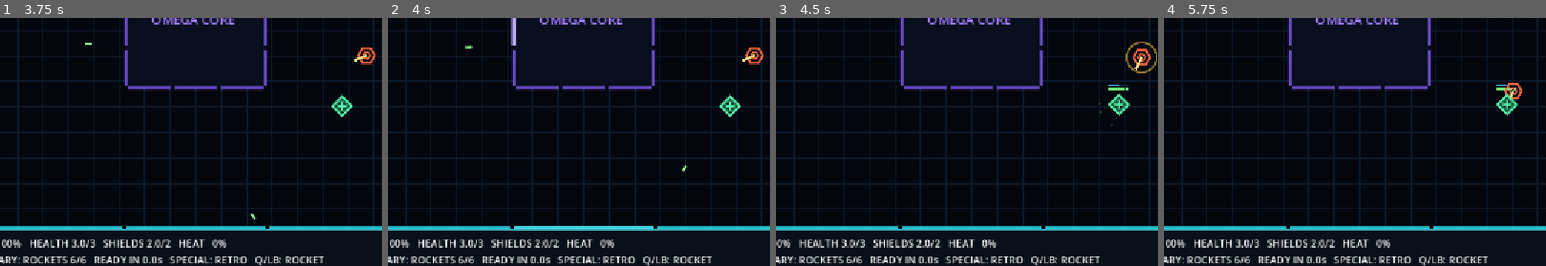
Above: before the commit, frames 1-4 (left to right).
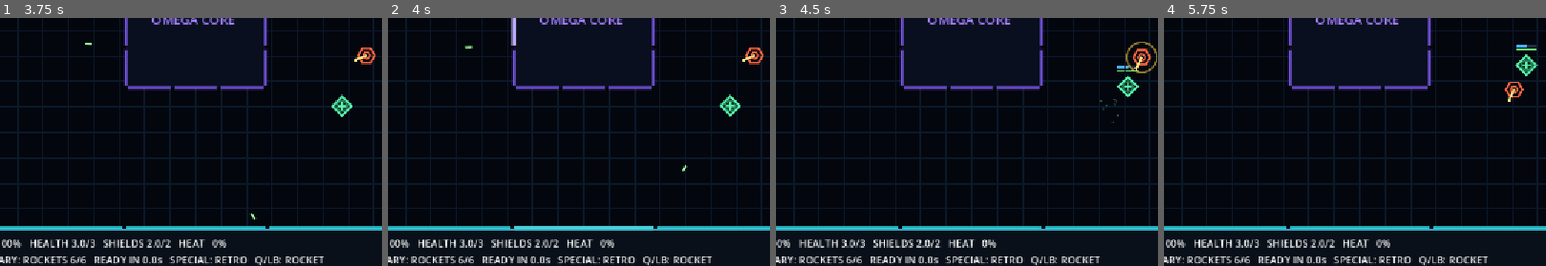
Above: after the commit, the same moments.

Repository: Jonty303/Project-OmegaWar
Game: Godot game, scene res://scenes/main.tscn
Same seed, same stepped clock (60 frames per second), same inputs: the game is played once before the commit and once after it.
Inputs (mouse positions are % of the whole screen's width and height, from its top left):
- Up to frame 1 (3.75 s): tap Enter (ui_accept) at 0.5, 0.77, 0.8, 1.07, 2, 2.3 s; move the mouse to (72, 44) at 0.52 s; hold D (turn_right) 0.53-1.25 s; hold Space (fire) 0.53-1.25 s; click (72, 44) at 0.67 s; drag from (30, 54) to (45, 69) at 1.27 s; move the mouse to (60, 26) at 2.02 s; hold D (turn_right) 2.03-2.75 s; hold Space (fire) 2.03-2.75 s; drag from (45, 69) to (20, 34) at 2.77 s; move the mouse to (80, 64) at 3.52 s; hold A (turn_left) from 3.53 s (still down); hold Shift (special) from 3.53 s (still down)
- Up to frame 2 (4 s): keep holding A (turn_left); keep holding Shift (special); tap Enter (ui_accept) at 3.77, 3.8 s
- Up to frame 3 (4.5 s): tap Enter (ui_accept) at 4.07 s; release A (turn_left) at 4.25 s; release Shift (special) at 4.25 s; drag from (20, 34) to (35, 23) at 4.27 s
- Up to frame 4 (5.75 s): move the mouse to (55, 49) at 5.02 s; hold Down (ui_down) from 5.03 s (still down); tap Enter (ui_accept) at 5.1 s; click (55, 49) at 5.17 s
The pictures show only the part of the screen within x 24-74%, y 50-100%; the shares and areas given below are measured in that part.

Frame 1 is identical in both runs. In frame 2, 0.1% of the frame differs, in the area x 86-93%, y 30-40%; in frame 3, 0.7%; in frame 4, 0.9%, in the area x 87-98%, y 10-40%.

Commit message:
Make Repair Bots flee gunfire and self-destruct when isolated; enable joypad menu confirm

Diff:
--- a/scripts/game.gd
+++ b/scripts/game.gd
@@ -54,6 +54,13 @@
 	bind_pad_button("fire_secondary", [JOY_BUTTON_LEFT_SHOULDER])
 	bind_pad_button("fire", [JOY_BUTTON_X, JOY_BUTTON_RIGHT_SHOULDER])
 	bind_pad_button("pause_game", [JOY_BUTTON_START])
+	# Menu navigation: the joypad A/primary-face button activates whichever
+	# Button currently has focus. D-pad and left stick move that focus.
+	bind_pad_button("ui_accept", [JOY_BUTTON_A])
+	bind_pad_button("ui_up", [JOY_BUTTON_DPAD_UP])
+	bind_pad_button("ui_down", [JOY_BUTTON_DPAD_DOWN])
+	bind_pad_axis("ui_up", JOY_AXIS_LEFT_Y, -1.0)
+	bind_pad_axis("ui_down", JOY_AXIS_LEFT_Y, 1.0)
 	# Do not bind Y to global reset; accidental mid-run resets are disabled.
 	bind_pad_axis("turn_left", JOY_AXIS_LEFT_X, -1.0)
 	bind_pad_axis("turn_right", JOY_AXIS_LEFT_X, 1.0)
@@ -109,6 +116,11 @@
 	pause_reset_button.focus_mode = Control.FOCUS_ALL
 	pause_reset_button.pressed.connect(reset_from_menu)
 	stack.add_child(pause_reset_button)
+	# Explicit wrapping links guarantee pad navigation in either direction.
+	pause_resume_button.focus_neighbor_bottom = pause_reset_button.get_path()
+	pause_resume_button.focus_neighbor_top = pause_reset_button.get_path()
+	pause_reset_button.focus_neighbor_top = pause_resume_button.get_path()
+	pause_reset_button.focus_neighbor_bottom = pause_resume_button.get_path()
 	pause_menu_layer.visible = false
 
 func set_paused(value: bool) -> void:
@@ -227,6 +239,7 @@
 	step_shots(delta)
 	step_rockets(delta)
 	step_homing_missiles(delta)
+	self_destruct_orphaned_repair_bots()
 	# Weapon knockback and ramming can add impulses after ship.step.
 	ship.enforce_speed_limit()
 	if enemies.is_empty():
@@ -294,8 +307,39 @@
 		if observer.is_repair_bot:
 			continue
 		observer.alert_to_ally_hit(victim.position, arena, observer == victim)
-	if not victim.is_repair_bot and victim.health > 0.0:
+	if victim.is_repair_bot and victim.health > 0.0:
+		victim.alert_incoming_fire(incoming_velocity, enemies)
+	elif victim.health > 0.0:
 		victim.react_to_incoming_shot(incoming_velocity, arena)
+
+func self_destruct_orphaned_repair_bots() -> void:
+	# If only support units survive, no combatants remain to defend.
+	# Dispose of all remaining Repair Bots immediately with green debris.
+	# This is a visual self-destruct rather than an attack on the player.
+	if enemies.is_empty():
+		return
+	for enemy in enemies:
+		if not enemy.is_repair_bot and enemy.health > 0.0:
+			return
+	for index in range(enemies.size() - 1, -1, -1):
+		var bot = enemies[index]
+		if not bot.is_repair_bot:
+			continue
+		spawn_debris(bot.position, Color(0.24, 1.0, 0.47), 1.6, 20, 0.64)
+		var cloud := Explosion.new()
+		cloud.position = bot.position
+		cloud.configure(43.0)
+		effects.append(cloud)
+		add_child(cloud)
+		arena.apply_blast(bot.position, 190.0, 65.0)
+		enemies.remove_at(index)
+		bot.queue_free()
+	# Wave-clear countdown is handled normally after the final bot is gone.
+
+func alert_repair_bots_to_fire(shot_position: Vector2, shot_velocity: Vector2) -> void:
+	for bot in enemies:
+		if bot.is_repair_bot and bot.health > 0.0:
+			bot.observe_incoming_shot(shot_position, shot_velocity, enemies, arena)
 
 func defeat_enemy(index: int) -> void:
 	var enemy = enemies[index]
@@ -321,6 +365,8 @@
 			for substep in range(steps):
 				if shot.bounces_left <= 0 or shot.distance_travelled >= shot.max_range:
 					break
+				if not shot.hostile:
+					alert_repair_bots_to_fire(shot.position, shot.velocity)
 				arena.move_shot(shot, delta / float(steps))
 				if shot.dissolving:
 					break # Hit heavy asteroid cover: no damage or ricochet.
@@ -476,6 +522,7 @@
 			# a ship, a dense rock, or a narrow section of arena wall.
 			var substeps: int = maxi(1, int(ceil(rocket.velocity.length() * delta / 3.0)))
 			for substep in range(substeps):
+				alert_repair_bots_to_fire(rocket.position, rocket.velocity)
 				arena.move_shot(rocket, delta / float(substeps))
 				if rocket.impact_pending:
 					detonate = true
